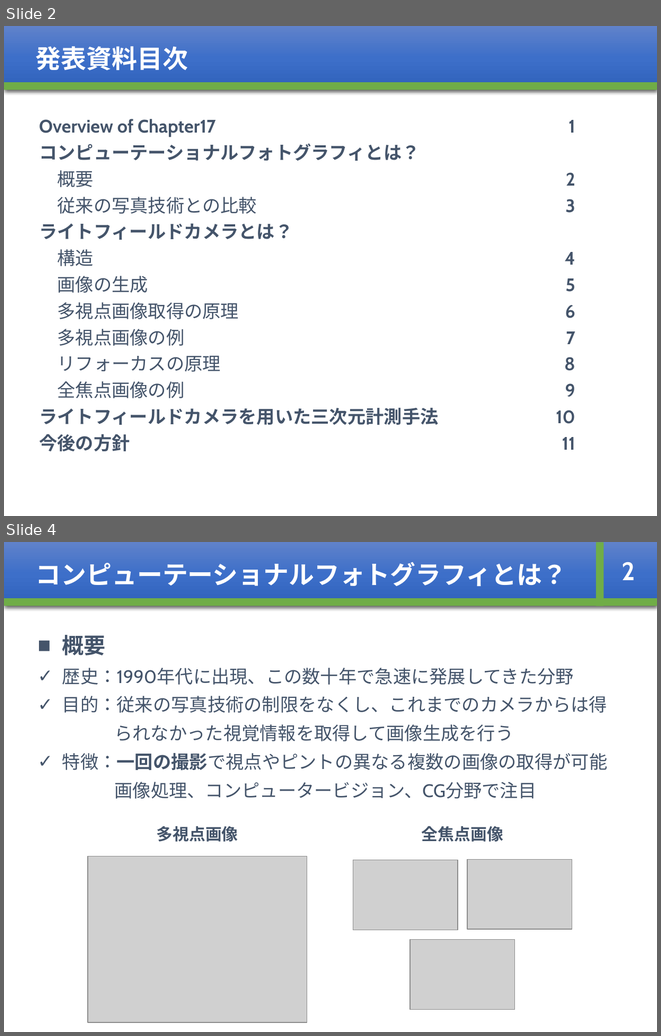
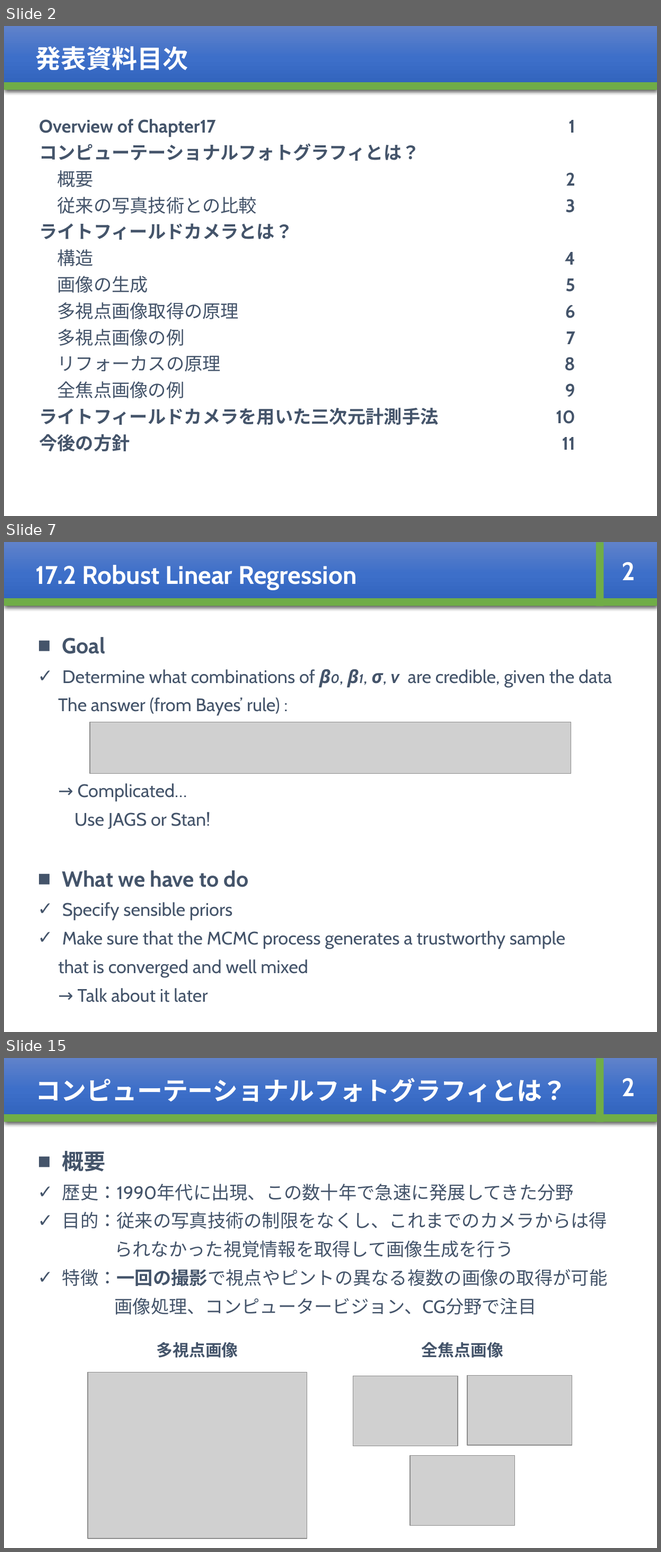
Before and after one commit to whcitizen/citizen-_task, a slide deck: 02_working/08_Bayesian/Bayesian_ch17_kajihara.pptx. Shown one above the other, each under a label of ours: slides 2 and 4 before the commit, slides 2, 7 and 15 after it; the slides between them are not shown. The pictures are 661x1036 and 661x1552 pixels, drawn with LibreOffice and Linux fonts; fonts in the diff are those of the drawing; grey boxes stand for pictures. Boxes give left, top, right and bottom in pixels: in the first picture for what was removed or moved away, otherwise in the second. Text is boxed around its words. In the diff, an @@ line names an element or a change of style, - is before the commit and + after.

```diff
--- a/02_working/08_Bayesian/Bayesian_ch17_kajihara.pptx
+++ b/02_working/08_Bayesian/Bayesian_ch17_kajihara.pptx
@@ slide 7 added at [4, 542, 657, 1032], background #FFFFFF @@
@@ rectangle added at [4, 542, 657, 606], fill gradient #6183CB to #3E70CA to #3062BB, 28 pt, text #FFFFFF, bold @@
+17.2 Robust Linear Regression
@@ rectangle added at [596, 542, 604, 606], fill #70AD47 @@
@@ text added at [621, 562, 635, 580], 28 pt, text #FFFFFF, bold @@
+2
@@ rectangle added at [4, 598, 657, 606], fill #70AD47 @@
@@ text added at [58, 637, 612, 1002], 20 pt, text #44546A @@
+■ Goal
+✓ Determine what combinations of β0, β1, σ, v are credible, given the data
+The answer (from Bayes’ rule) :
+→ Complicated…
+Use JAGS or Stan!
+■ What we have to do
+✓ Specify sensible priors
+✓ Make sure that the MCMC process generates a trustworthy sample
+that is converged and well mixed
+→ Talk about it later
@@ picture added at [90, 722, 572, 773] @@
@@ what was slide 4 is now slide 15 @@
```
Also in this commit, not shown: 2 slides changed, 10 other slides added, 11 other files.
